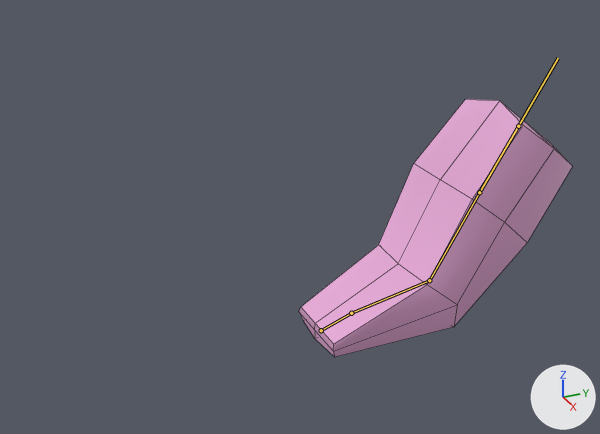
The FBX model FBXs/salmon_flip.fbx as it was, and as the next commit left it.
Camera for both pictures: a camera (50 mm lens) standing at (16.92, -4.87, 12.93) and looking at (-0.83, 3.12, 4.06). Arrows for +X, +Y and +Z are at lower right; the lights stay in place. Both versions are drawn at frame 12 of the action 'Armature|ArmatureAction'; the numbers are the values there. The bones that bend it are drawn over the model as lines. Mesh edges are drawn as thin lines.

In view in the first picture: 'Salmon.001'.
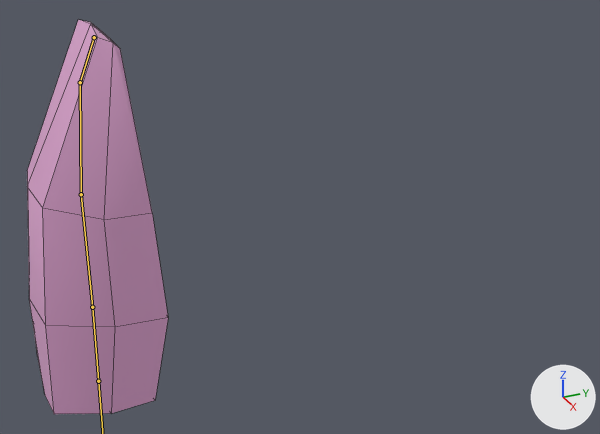
The change in detail:
Object 'Armature' (bone_rig_object) moves from (-0.91, 3.81, 0.41) to (-0.91, 4.68, 0.41).
Bone 'Bone' (bone_bone) moves from (0.0, 0.0, 0.0) to (0.0, -3.08, 10.25).
Bone 'Bone' (bone_bone) turns from (0, 0, 0) to (-132, 0, 0) degrees about its own x, y and z.
Bone 'Bone.001' (bone_bone_001) turns from (0, 0, 0) to (26, 0, 0) degrees about its own x, y and z.
Bone 'Bone.002' (bone_bone_002) turns from (53, 0, 0) to (8, 0, 0) degrees about its own x, y and z.

Changed parts and their boxes (x1, y1, x2, y2) in the pictures (600 x 434 px):
'Salmon.001', posed (48% narrower, 53% taller)
    before: (299, 99, 573, 357)
    after: (27, 20, 168, 414)
bone 'Bone', root to tip
    before: (321, 330) to (351, 313)
    after: (94, 37) to (80, 82)
bone 'Bone.001', root to tip
    before: (351, 313) to (429, 280)
    after: (80, 82) to (81, 194)
bone 'Bone.002', root to tip
    before: (429, 280) to (479, 192)
    after: (81, 194) to (92, 307)
